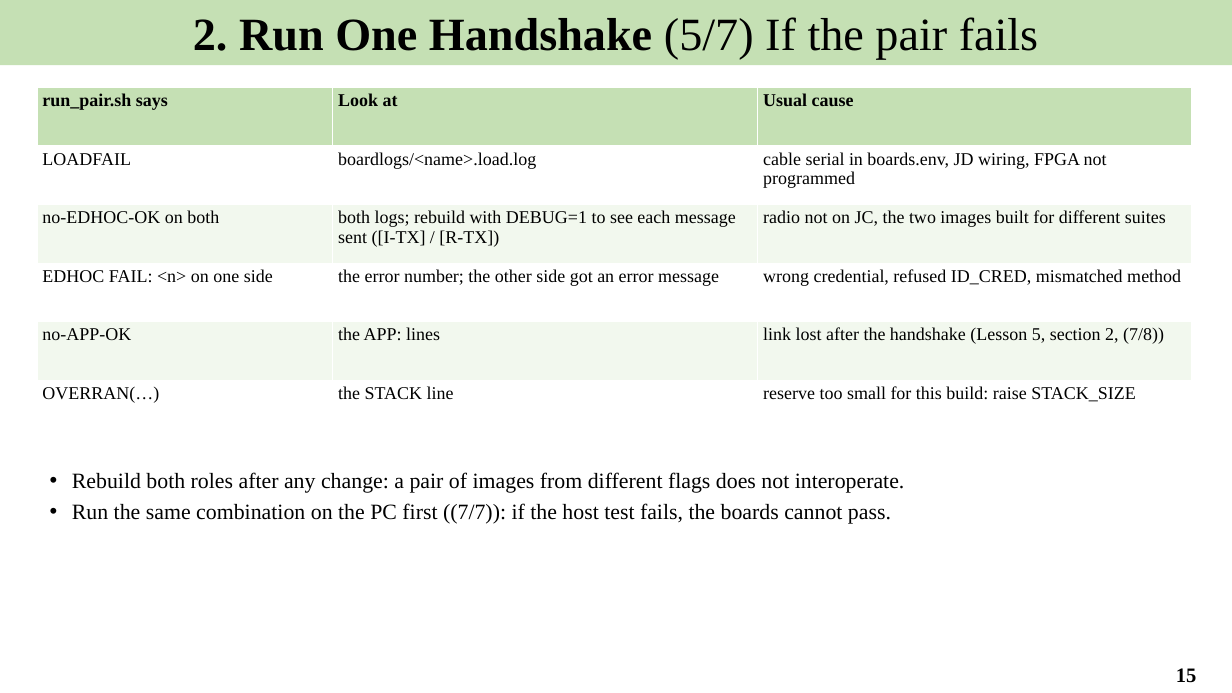
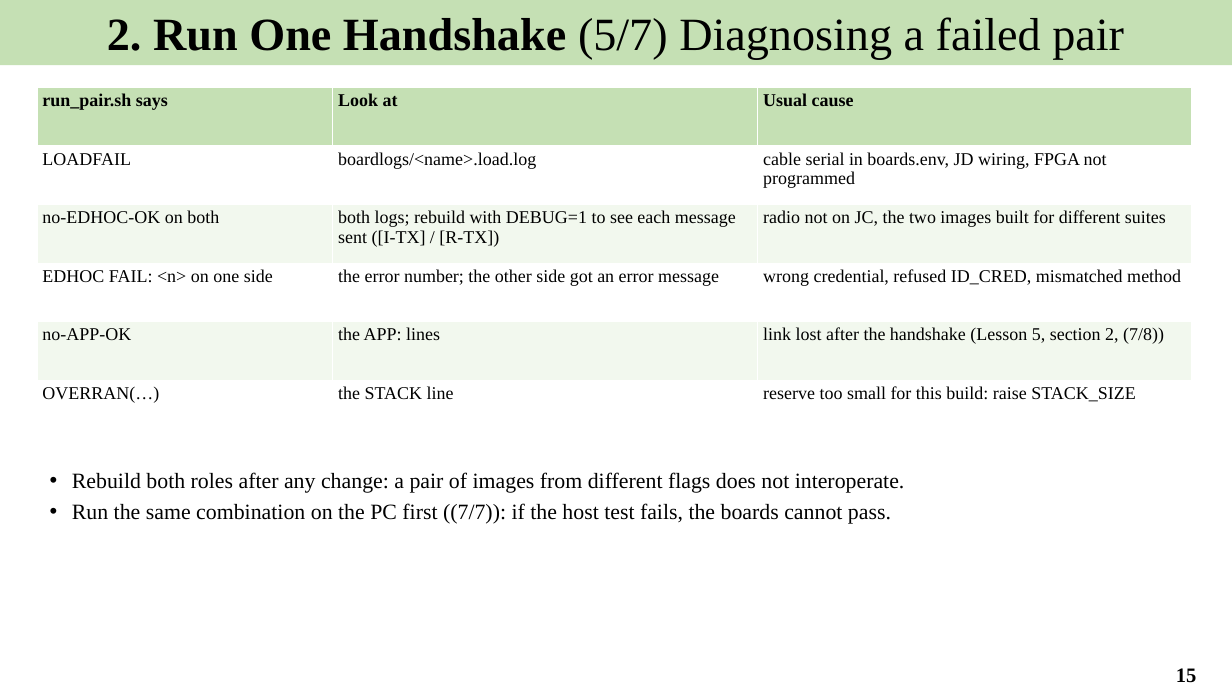
Before and after one commit to Khaiduy/chipyard-edhoc, a slide deck: slide 15 of fpga/sw/export/docs/slides/03_EDHOC_on_two_boards.pptx. Drawn at 1232x693 pixels with LibreOffice and Linux fonts; fonts in the diff are those of the drawing. Boxes give left, top, right and bottom in pixels: in the first picture for what was removed or moved away, otherwise in the second. Text is boxed around its words. In the diff, an @@ line names an element or a change of style, - is before the commit and + after.

```diff
--- a/fpga/sw/export/docs/slides/03_EDHOC_on_two_boards.pptx
+++ b/fpga/sw/export/docs/slides/03_EDHOC_on_two_boards.pptx
@@ text in rectangle at [107,17,1124,60]: text changed @@
-2. Run One Handshake (5/7) If the pair fails
+2. Run One Handshake (5/7) Diagnosing a failed pair
```
Also in this commit, not shown: 8 other files.
